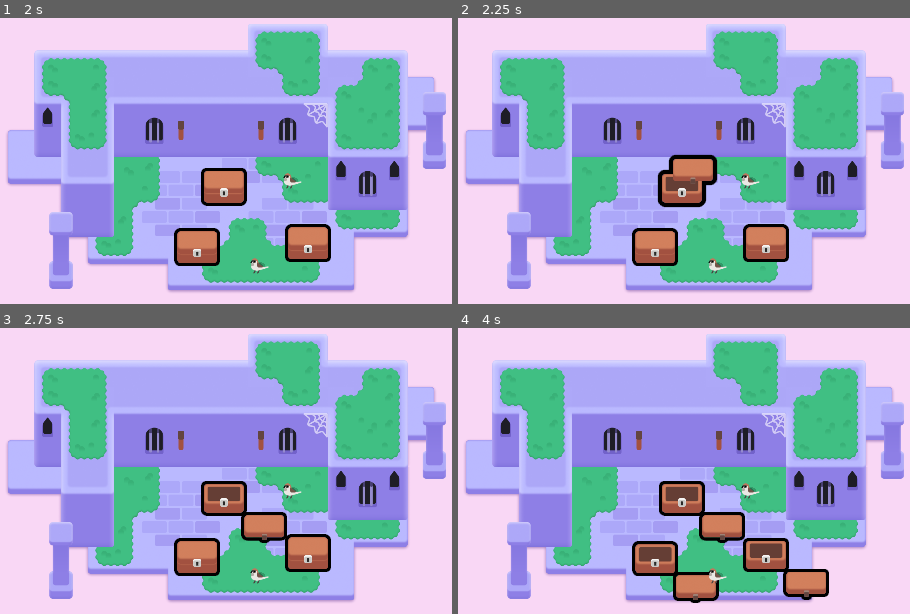
Above: before the commit, frames 1-4 (two rows, left to right).
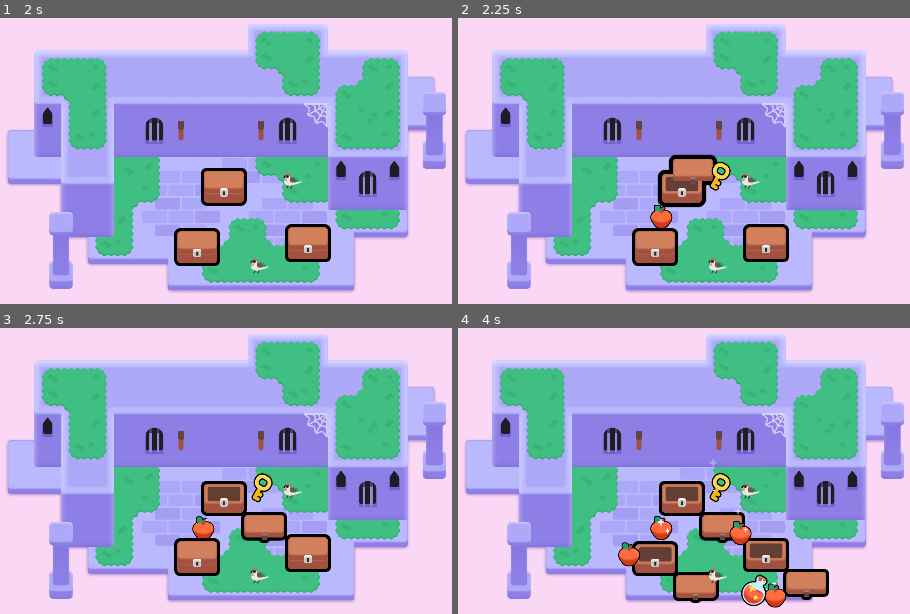
Above: after the commit, the same moments.

Repository: 0Nott/2d-GameDev-Course
Game: Godot game, scene res://lessons/mini_dungeon.tscn
The game is run twice, just before and just after one commit, with the same random seed, the same clock (stepped at 60 frames per second) and the same inputs.
Inputs (mouse positions are in pixels of both pictures, inside the frame that each line leads up to):
- Up to frame 1 (2 s): tap Enter at 0.5 s; move the mouse to (262, 129) at 0.52 s; press the mouse at (262, 129) at 0.53 s; hold D (move_right) 0.53-1.28 s; tap Space at 0.77, 1.25, 1.52 s; move the mouse to (180, 129) at 1.27 s; release the mouse at (180, 129) at 1.28 s; hold S (move_down) from 1.28 s (still down); right-click (180, 129) at 1.35 s; click (180, 129) at 1.42 s
- Up to frame 2 (2.25 s): tap Enter at 2 s; move the mouse to (684, 186) at 2.02 s; release S (move_down) at 2.03 s; hold D (move_right) from 2.03 s (still down); tap Z at 2.1 s; click (684, 186) at 2.17 s
- Up to frame 3 (2.75 s): keep holding D (move_right)
- Up to frame 4 (4 s): move the mouse to (765, 553) at 2.77 s; release D (move_right) at 2.78 s; hold W (move_up) 2.78-3.53 s; click (765, 553) at 2.85 s; tap Space at 3.02, 3.77 s; move the mouse to (656, 556) at 3.52 s; hold A (move_left) from 3.53 s (still down); hold Right mouse button (right_click) from 3.53 s (still down); click (656, 556) at 3.67 s

Frame 1 is identical in both runs. In frame 2, 0.6% of the frame differs, in the area x 42-61%, y 50-74%; in frame 3, 0.6%; in frame 4, 2.0%, in the area x 35-73%, y 45-98%.
Error in both runs: Invalid assignment of property or key 'wait_time' with value of type 'float' on a base object of type 'null instance'. (res://lessons/Bird.gd:48)

Commit message:
unknown and unstable occurred
something is not being able to be saved even on local

Diff:
--- a/M06.looting_workbook/lessons/chest/chest.tscn
+++ b/M06.looting_workbook/lessons/chest/chest.tscn
@@ -1,10 +1,13 @@
-[gd_scene load_steps=11 format=3 uid="uid://bf8m1xd74eifl"]
+[gd_scene load_steps=14 format=3 uid="uid://bf8m1xd74eifl"]
 
 [ext_resource type="Script" path="res://lessons/chest/chest.gd" id="1_8lipm"]
 [ext_resource type="Texture2D" uid="uid://c3hwsm5ugp8qw" path="res://lessons/chest/bottom.png" id="1_x1bvk"]
+[ext_resource type="PackedScene" uid="uid://0i1g0cunmseb" path="res://lessons/items/apple.tscn" id="2_5uqm0"]
 [ext_resource type="Shader" path="res://lessons/chest/group_outline.gdshader" id="2_gkywt"]
 [ext_resource type="Texture2D" uid="uid://bnem1cahhoxdk" path="res://lessons/chest/top.png" id="2_ohx2a"]
 [ext_resource type="Texture2D" uid="uid://bu2jin246nel5" path="res://lessons/chest/lock.png" id="3_3odbt"]
+[ext_resource type="PackedScene" uid="uid://ctqyr0ufyoktk" path="res://lessons/items/key.tscn" id="3_kvx31"]
+[ext_resource type="PackedScene" uid="uid://hdxqgspfcaur" path="res://lessons/items/potion.tscn" id="4_1gajk"]
 
 [sub_resource type="RectangleShape2D" id="RectangleShape2D_uhuqh"]
 size = Vector2(96, 77)
@@ -55,6 +58,7 @@
 [node name="Chest" type="Area2D"]
 position = Vector2(565, 394)
 script = ExtResource("1_8lipm")
+possible_items = Array[PackedScene]([ExtResource("2_5uqm0"), ExtResource("3_kvx31"), ExtResource("4_1gajk")])
 
 [node name="CollisionShape2D" type="CollisionShape2D" parent="."]
 visible = false
